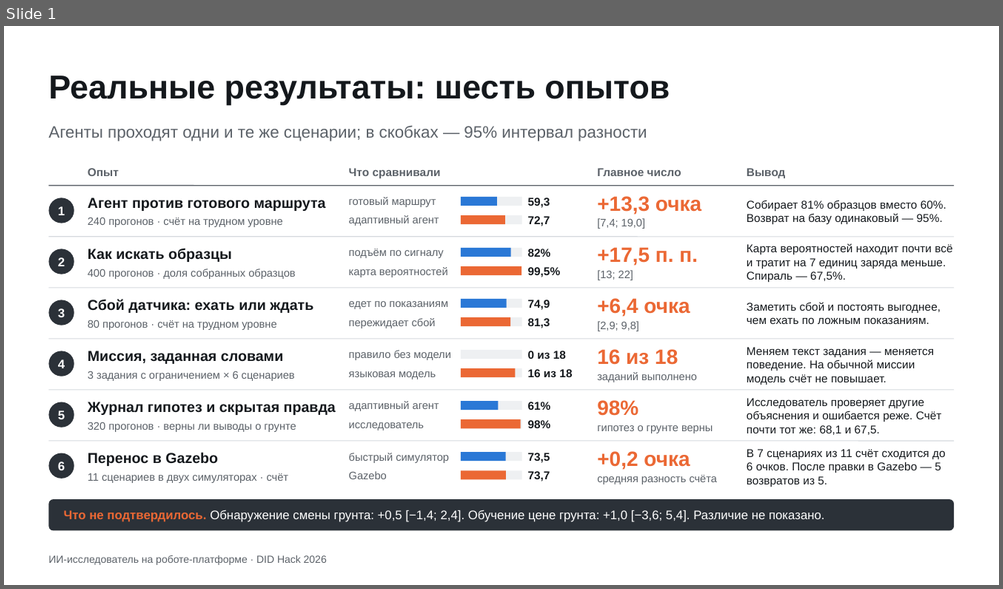
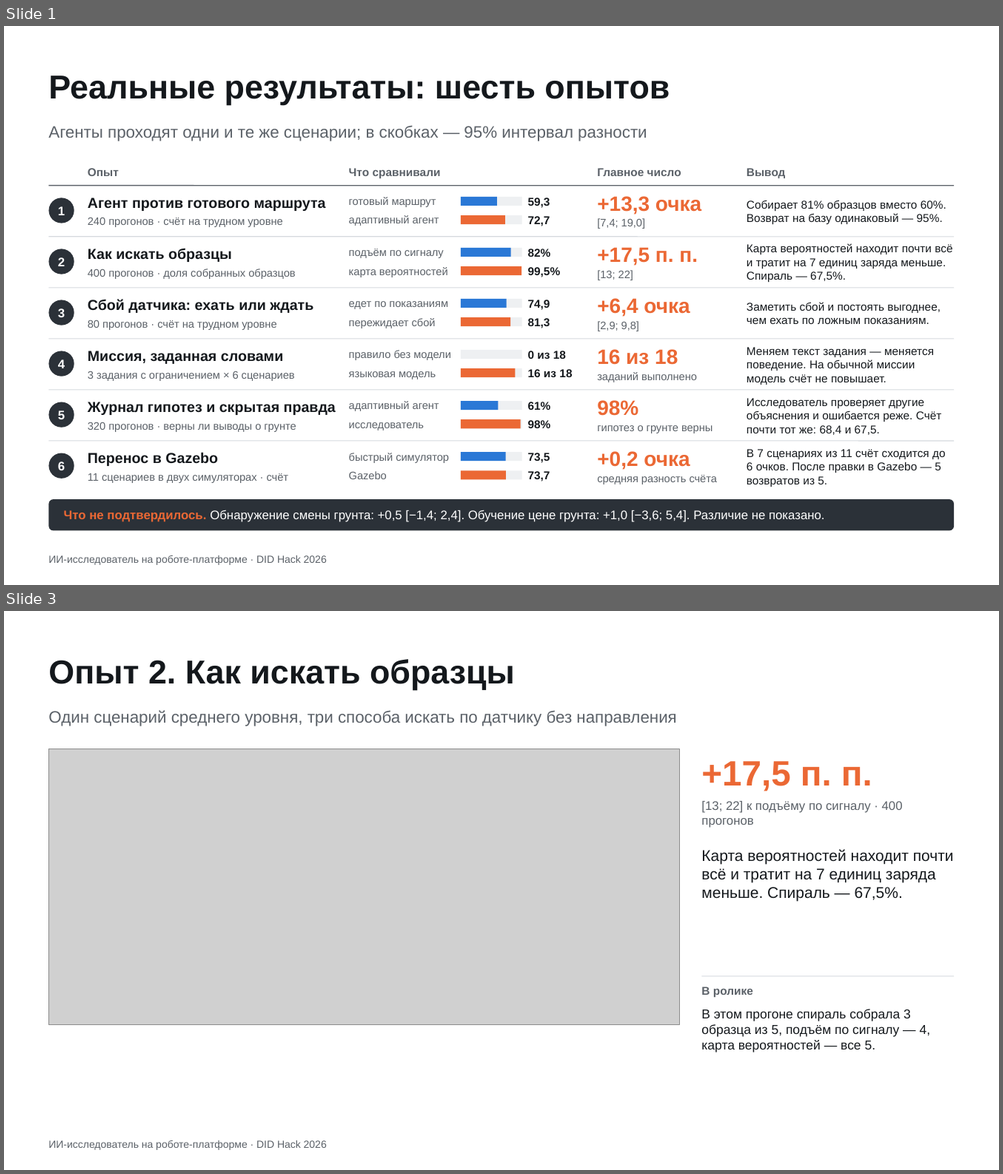
Before and after one commit to Mput13/did-hack, a slide deck: presentation/results_slide.pptx. Shown one above the other, each under a label of ours: slide 1 before the commit, slides 1 and 3 after it; the slides between them are not shown. The pictures are 1003x589 and 1003x1174 pixels, drawn with LibreOffice and Linux fonts; fonts in the diff are those of the drawing; grey boxes stand for pictures. Boxes give left, top, right and bottom in pixels: in the first picture for what was removed or moved away, otherwise in the second. Text is boxed around its words. In the diff, an @@ line names an element or a change of style, - is before the commit and + after.

```diff
--- a/presentation/results_slide.pptx
+++ b/presentation/results_slide.pptx
@@ slide 3 added at [4,611,999,1170], background #FFFFFF; not listed: 1 template element that a slide beside it also shows @@
@@ title added at [48,659,515,690], 32 pt, text #14181C, bold @@
+Опыт 2. Как искать образцы
@@ text added at [48,710,676,726], 16 pt, text #5B6168 @@
+Один сценарий среднего уровня, три способа искать по датчику без направления
@@ picture added at [48,749,679,1025] @@
@@ text added at [701,761,872,792], 34 pt, text #EB6834, bold @@
++17,5 п. п.
@@ text added at [701,801,902,828], 12 pt, text #5B6168 @@
+[13; 22] к подъёму по сигналу · 400 прогонов
@@ text added at [701,849,953,902], 15 pt, text #14181C @@
+Карта вероятностей находит почти всё и тратит на 7 единиц заряда меньше. Спираль — 67,5%.
@@ text added at [701,987,753,997], 11 pt, text #5B6168, bold @@
+В ролике
@@ line added from (702, 977) to (954, 977), #D5D9DE 0.75 pt @@
@@ text added at [701,1009,930,1053], 12.5 pt, text #14181C @@
+В этом прогоне спираль собрала 3 образца из 5, подъём по сигналу — 4, карта вероятностей — все 5.
@@ slide 1 changed as well @@
@@ text at [746,398,942,435]: text changed @@
-Исследователь проверяет другие объяснения и ошибается реже. Счёт почти тот же: 68,1 и 67,5.
+Исследователь проверяет другие объяснения и ошибается реже. Счёт почти тот же: 68,4 и 67,5.
```
Also in this commit, not shown: 7 other slides added, 16 other files.
